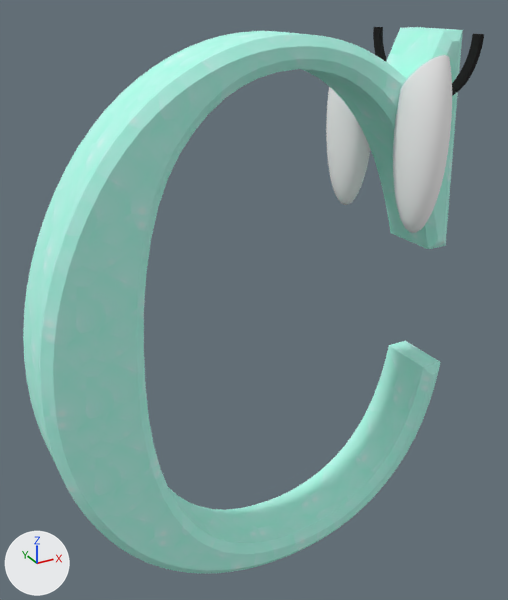
The FBX model KeyboardTheGame/Assets/Prefabs/C/c_is_for_cookie.FBX, before and after one commit.
Rendered twice from a camera (50 mm lens) standing at (-0.96, -1.6, 1.72) and looking at (0.01, 0.17, 0.84). Lighting does not change. The marker at lower left points along +X, +Y and +Z. Where no turn or scale is listed for an object, it has been applied to the vertices.

Names of what the first picture shows: 'Box003', 'C'.
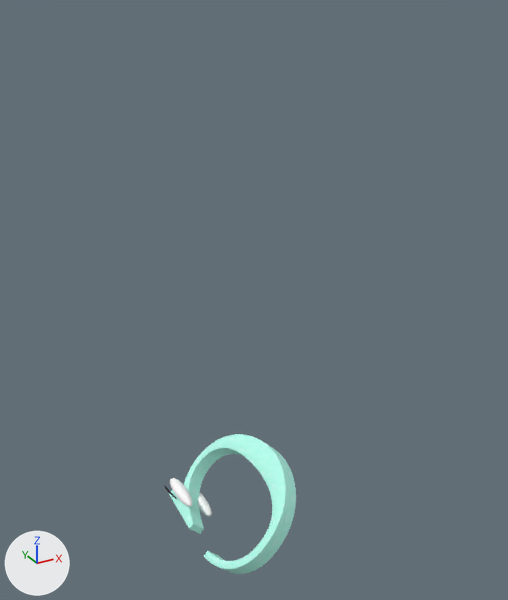
Where the newer file only moved an object's origin or applied its transform, the numbers keep the older frame.

Location of each change, [x1, y1, x2, y2] in pixels of the pictures (508 x 600 px):
'C', moved, turned, rescaled
    before: [23, 27, 484, 574]
    after: [164, 434, 296, 574]
'Box003', reshaped (66% narrower, 78% shorter)
    before: [326, 55, 452, 233]
    after: [170, 478, 212, 516]

The edits, one by one:
me_mesh has 604 vertices, 471 faces and spans x -28.1..22.2, y 1.3..64.1, z -8.1..9.3.
me_mesh is used by ob_c; location (0.0, 0.0, 0.0); rotation (1.571, 0.0, 0.0), in degrees (90, 0, 0); scale (0.0254, 0.0254, 0.0254).
me_mesh part 1: the whole mesh is moved by (3.4, -33.4, -0.6).
me_mesh_001 has 880 vertices, 898 faces and spans x -0.063..0.067, y -0.017..0.465, z -0.33..0.146.
me_mesh_001 is used by ob_box003; location (0.331, -0.222, 1.431).
me_mesh_001 part 2: the whole mesh is multiplied about its middle by the matrix ((-0.247, -0.247, 0.0), (0.0, 0.0, 0.349), (-0.247, 0.247, 0.0)), then moved by (-0.44, 0.467, -1.439).
Object 'C' (ob_c) moves from (0.0, 0.0, 0.0) to (0.0, 0.286, 0.0).
Object 'C' (ob_c) turns from (90, 0, 0) to (0, 135, 0) degrees about x, y and z.
Object 'C' (ob_c) is rescaled from (0.0254, 0.0254, 0.0254) to (0.00887, 0.00887, 0.00887).
